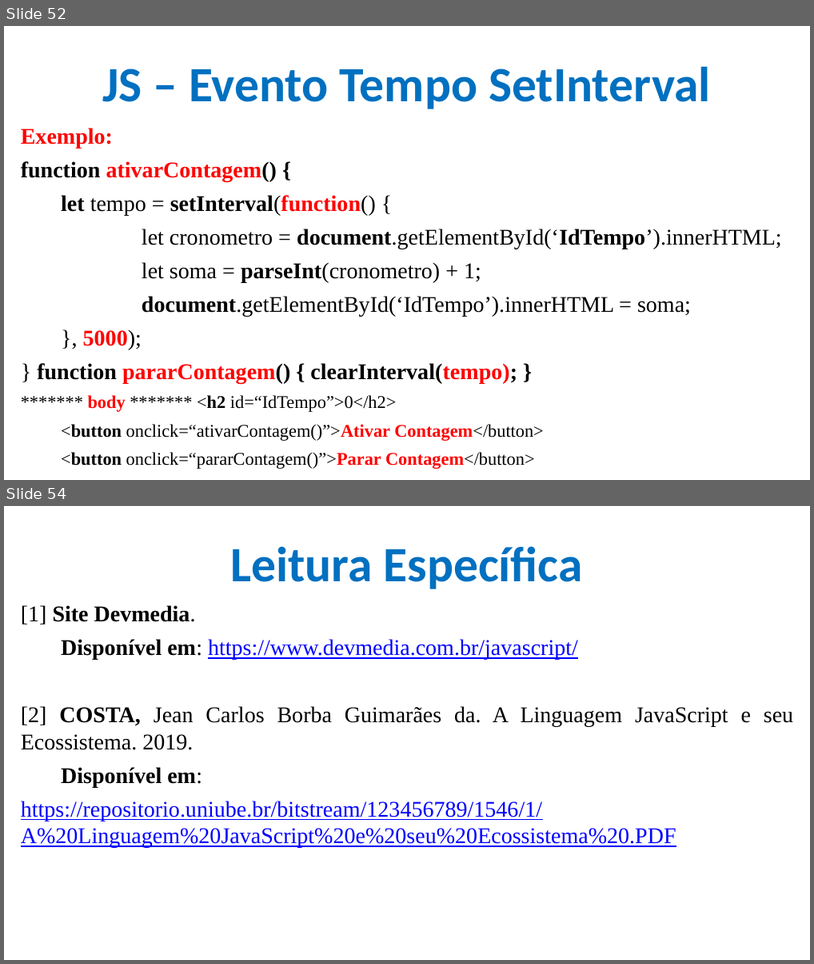
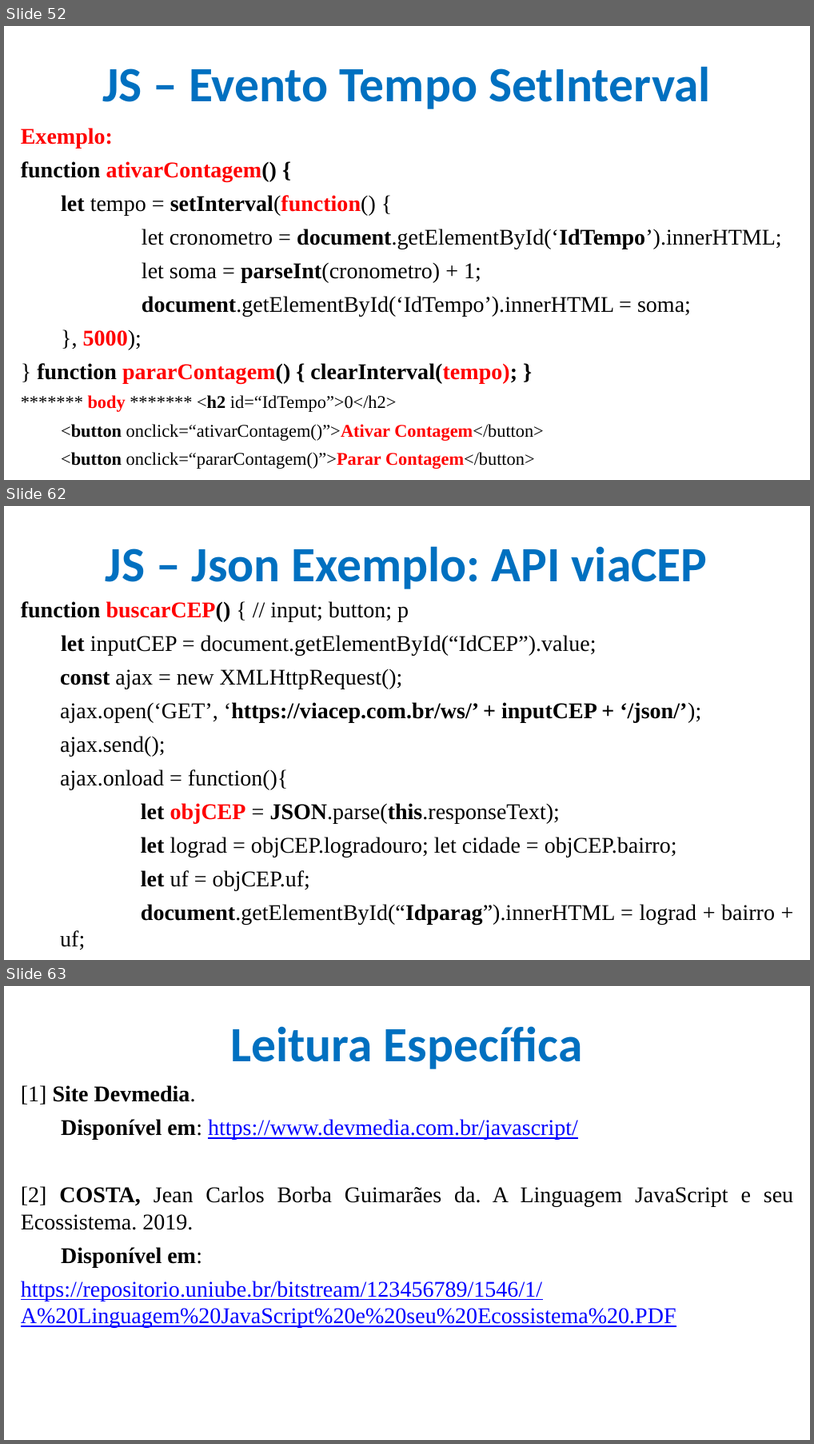
Before and after one commit to CloudEducationBrazil/WydenDesenvolvimentoWebPHP, a slide deck: 01 Classes/Aula 09 Desenvolvimento Web PHP - JS.pptx. Shown one above the other, each under a label of ours: slides 52 and 54 before the commit, slides 52, 62 and 63 after it; the slides between them are not shown. The pictures are 814x964 and 814x1444 pixels, drawn with LibreOffice and Linux fonts; fonts in the diff are those of the drawing; background and template pictures are left out. Boxes give left, top, right and bottom in pixels: in the first picture for what was removed or moved away, otherwise in the second. Text is boxed around its words. In the diff, an @@ line names an element or a change of style, - is before the commit and + after.

```diff
--- a/01 Classes/Aula 09 Desenvolvimento Web PHP - JS.pptx
+++ b/01 Classes/Aula 09 Desenvolvimento Web PHP - JS.pptx
@@ slide 62 added at <box>4,506,810,960</box>, background picture (left out) @@
@@ title added at <box>106,546,708,589</box>, 44 pt, text #0070C0, bold @@
+JS – Json Exemplo: API viaCEP
@@ text added at <box>21,601,775,949</box>, 20 pt, text #000000 @@
+function buscarCEP() { // input; button; p
+let inputCEP = document.getElementById(“IdCEP”).value;
+  const ajax = new XMLHttpRequest();
+  ajax.open(‘GET’, ‘https://viacep.com.br/ws/’ + inputCEP + ‘/json/’);
+  ajax.send();
+  ajax.onload = function(){
+  let objCEP = JSON.parse(this.responseText);
+  let lograd = objCEP.logradouro; let cidade = objCEP.bairro;
+  let uf = objCEP.uf;
+  document.getElementById(“Idparag”).innerHTML = lograd + bairro + uf;
+  }
@@ what was slide 54 is now slide 63 @@
```
Also in this commit, not shown: 2 slides changed, 8 other slides added, 3 other files.
